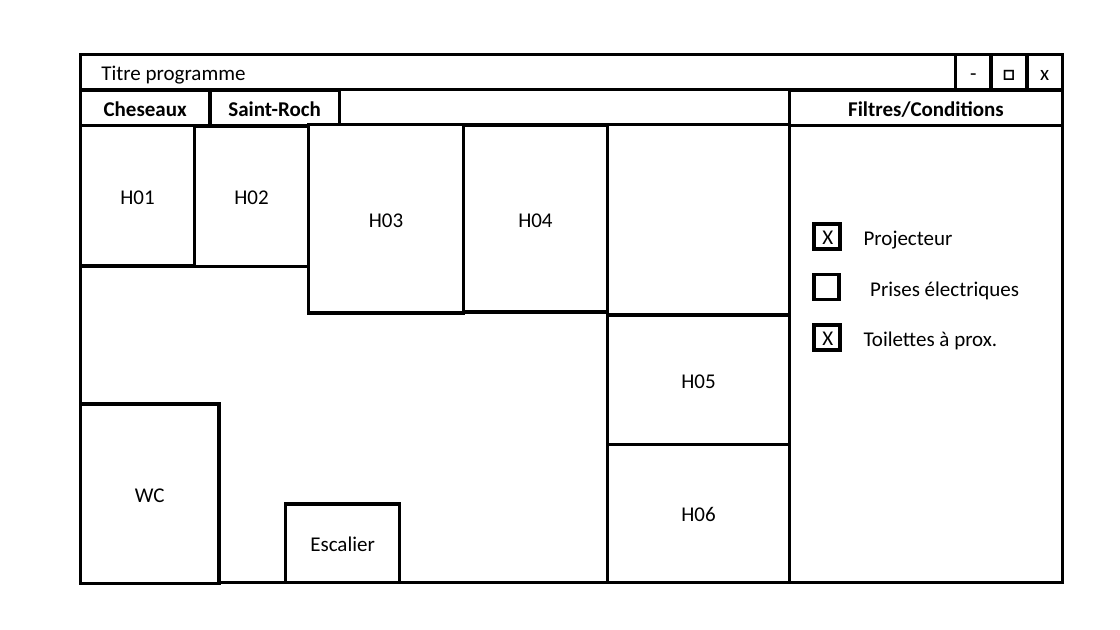
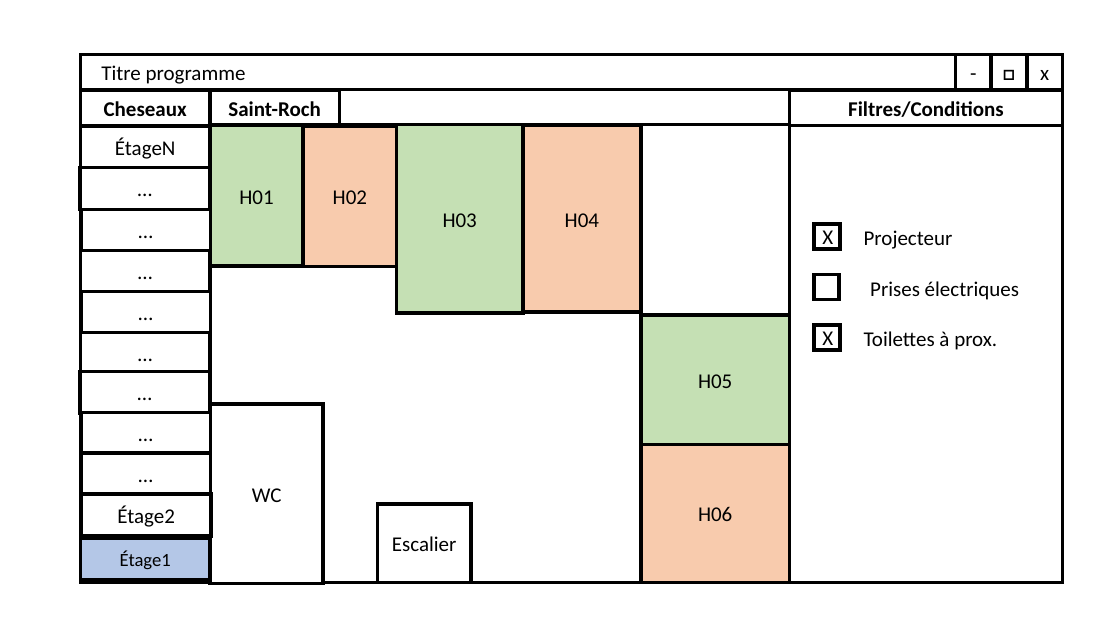
Before and after one commit to Nyahon/PRO, a slide deck: slide 1 of MockupPRO.pptx (slide 2 before the commit). Drawn at 1120x630 pixels with LibreOffice and Linux fonts; fonts in the diff are those of the drawing. Boxes give left, top, right and bottom in pixels: in the first picture for what was removed or moved away, otherwise in the second. Text is boxed around its words. In the diff, an @@ line names an element or a change of style, - is before the commit and + after.

Commit message:
UPDATE Mockup: Stage and plan merged as GUI and color added

```diff
--- a/MockupPRO.pptx
+++ b/MockupPRO.pptx
@@ rectangle added at box(81, 127, 210, 169), fill #FFFFFF, outline #000000 3 pt, 18 pt, text #000000 @@
+ÉtageN
@@ fill #FFFFFF to #C5E0B4 in 3 elements at box(641, 315, 790, 444), box(397, 124, 523, 313), box(210, 125, 303, 266) @@
@@ rectangle "H01": place and size @@
-rectangle "H01" at box(81, 125, 195, 266)
+rectangle "H01" at box(210, 125, 303, 266)
@@ rectangle: place and size @@
-rectangle at box(81, 124, 790, 582)
+rectangle at box(210, 124, 790, 582)
@@ fill #FFFFFF to #F8CBAD in 3 elements at box(641, 444, 790, 582), box(523, 125, 641, 313), box(303, 126, 397, 267) @@
@@ rectangle "H02": place and size @@
-rectangle "H02" at box(195, 126, 309, 267)
+rectangle "H02" at box(303, 126, 397, 267)
@@ rectangle "H03": place and size @@
-rectangle "H03" at box(308, 124, 463, 313)
+rectangle "H03" at box(397, 124, 523, 313)
@@ rectangle "H04": place and size @@
-rectangle "H04" at box(464, 125, 608, 313)
+rectangle "H04" at box(523, 125, 641, 313)
@@ rectangle added at box(80, 168, 209, 210), fill #FFFFFF, outline #000000 3 pt, 18 pt, text #000000 @@
+…
@@ rectangle added at box(81, 209, 210, 251), fill #FFFFFF, outline #000000 3 pt, 18 pt, text #000000 @@
+…
@@ rectangle added at box(81, 250, 210, 292), fill #FFFFFF, outline #000000 3 pt, 18 pt, text #000000 @@
+…
@@ rectangle added at box(81, 292, 210, 334), fill #FFFFFF, outline #000000 3 pt, 18 pt, text #000000 @@
+…
@@ rectangle "H05": place and size @@
-rectangle "H05" at box(607, 315, 790, 444)
+rectangle "H05" at box(641, 315, 790, 444)
@@ rectangle added at box(81, 333, 210, 375), fill #FFFFFF, outline #000000 3 pt, 18 pt, text #000000 @@
+…
@@ rectangle added at box(80, 371, 209, 413), fill #FFFFFF, outline #000000 3 pt, 18 pt, text #000000 @@
+…
@@ rectangle added at box(81, 413, 210, 455), fill #FFFFFF, outline #000000 3 pt, 18 pt, text #000000 @@
+…
@@ rectangle "WC": place and size @@
-rectangle "WC" at box(81, 404, 219, 584)
+rectangle "WC" at box(210, 404, 323, 584)
@@ rectangle "H06": place and size @@
-rectangle "H06" at box(607, 444, 790, 582)
+rectangle "H06" at box(641, 444, 790, 582)
@@ rectangle added at box(81, 453, 210, 495), fill #FFFFFF, outline #000000 3 pt, 18 pt, text #000000 @@
+…
@@ rectangle added at box(82, 494, 211, 536), fill #FFFFFF, outline #000000 3 pt, 18 pt, text #000000 @@
+Étage2
@@ rectangle "Escalier": place and size @@
-rectangle "Escalier" at box(286, 504, 400, 582)
+rectangle "Escalier" at box(378, 504, 471, 582)
@@ rectangle added at box(81, 539, 210, 581), fill #B4C7E7, outline #000000 3 pt, 16 pt, text #000000 @@
+Étage1
```
Also in this commit, not shown: 1 slide removed.
